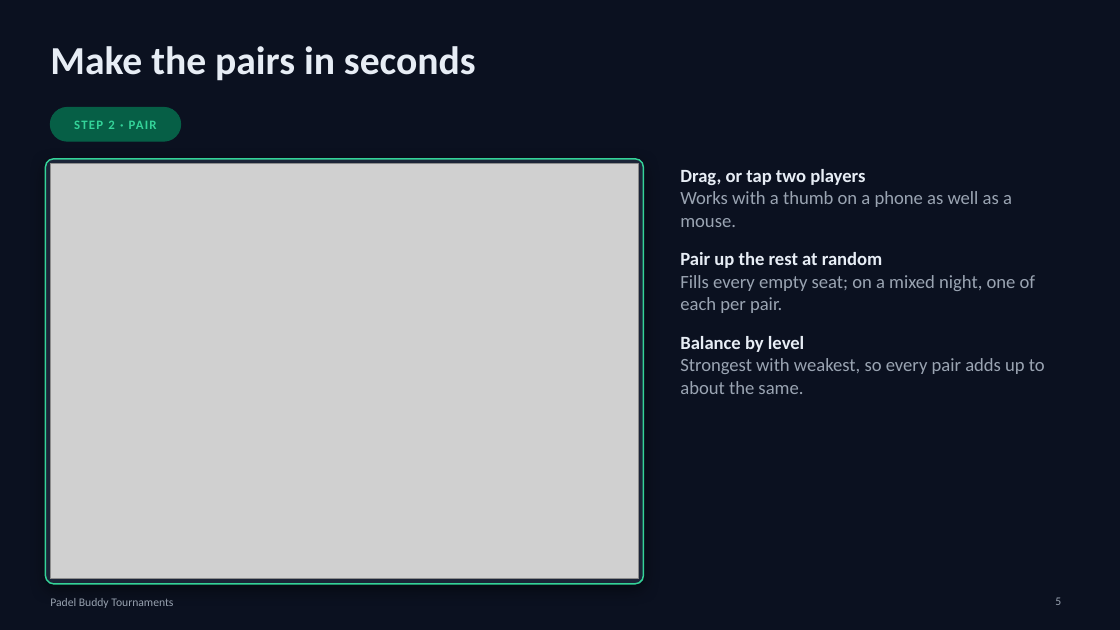
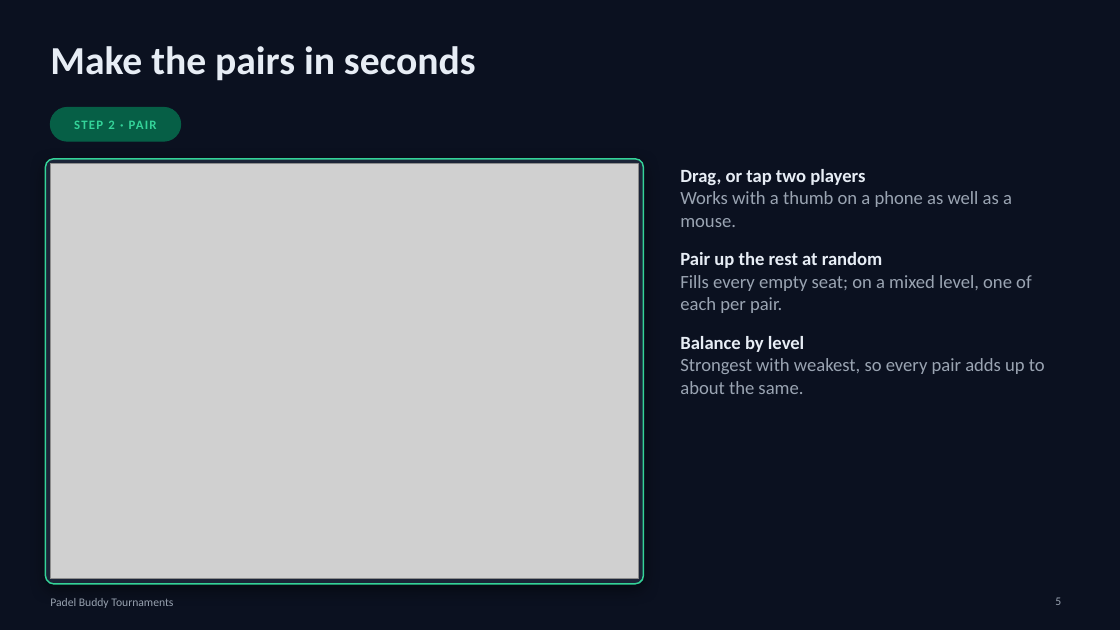
Before and after one commit to michaelengelandreasen/padel-buddy-tournament-planner, a slide deck: slide 5 of docs/deck/out/padel-buddy-for-organizers.pptx. Drawn at 1120x630 pixels with LibreOffice and Linux fonts; fonts in the diff are those of the drawing; grey boxes stand for pictures. Boxes give left, top, right and bottom in pixels: in the first picture for what was removed or moved away, otherwise in the second. Text is boxed around its words. In the diff, an @@ line names an element or a change of style, - is before the commit and + after.

```diff
--- a/docs/deck/out/padel-buddy-for-organizers.pptx
+++ b/docs/deck/out/padel-buddy-for-organizers.pptx
@@ text at (680,275,1031,313): text changed @@
-Fills every empty seat; on a mixed night, one of each per pair.
+Fills every empty seat; on a mixed level, one of each per pair.
```
Also in this commit, not shown: 7 other slides changed, 3 other files.
